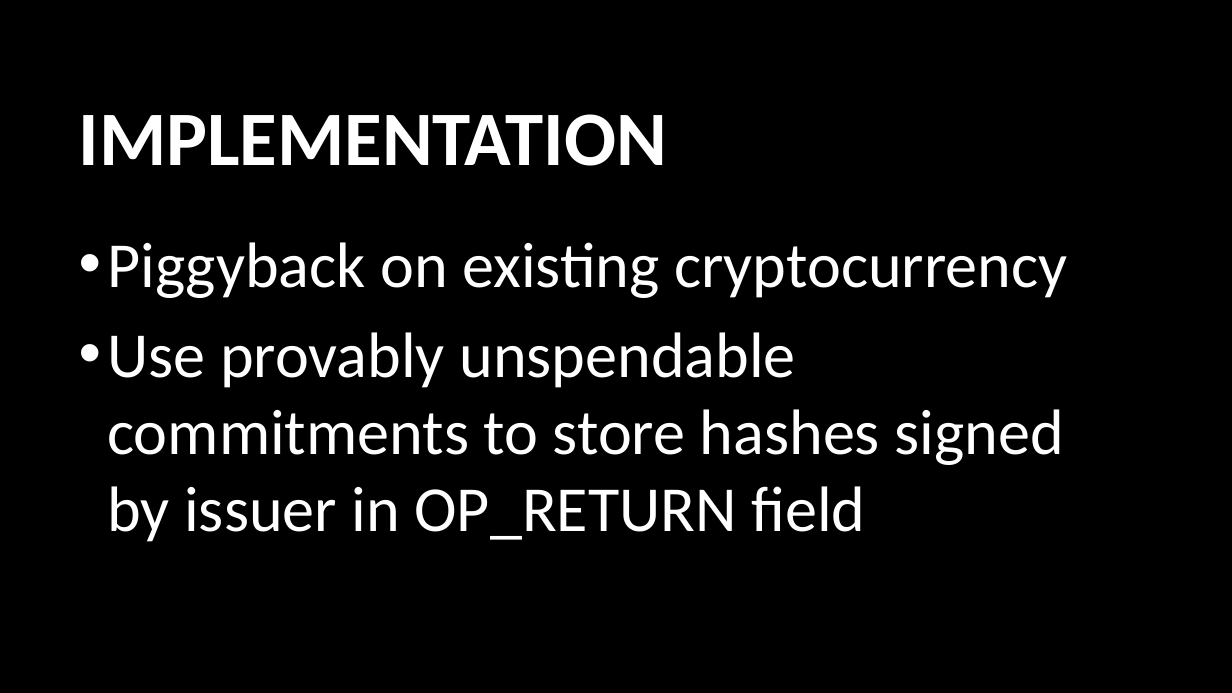
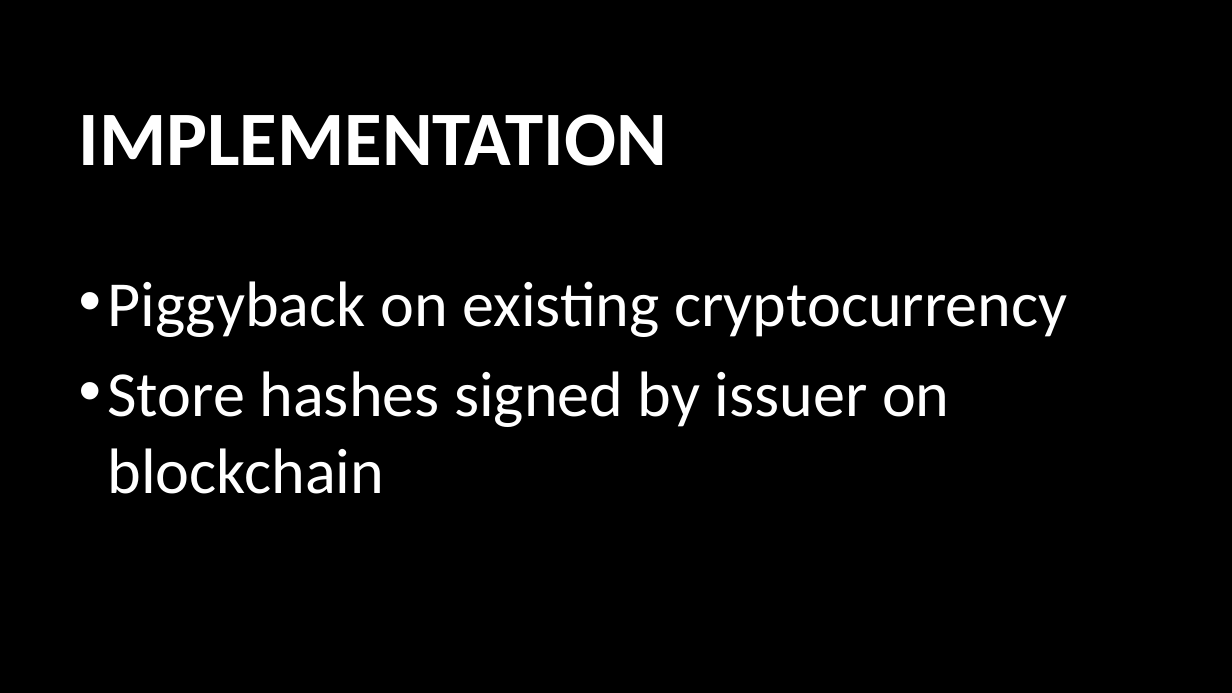
Before and after one commit to usop7/MachoHacks2018, a slide deck: slide 4 of MachoHacks2018.pptx. Drawn at 1232x693 pixels with LibreOffice and Linux fonts; fonts in the diff are those of the drawing; background and template pictures are left out. Boxes give left, top, right and bottom in pixels: in the first picture for what was removed or moved away, otherwise in the second. Text is boxed around its words. In the diff, an @@ line names an element or a change of style, - is before the commit and + after.

```diff
--- a/MachoHacks2018.pptx
+++ b/MachoHacks2018.pptx
@@ text at <box>107,371,950,494</box>: text changed @@
-• Use provably unspendable commitments to store hashes signed by issuer in OP_RETURN field
+• Store hashes signed by issuer on blockchain
```
Also in this commit, not shown: 1 other slide changed, 2 slides added.
